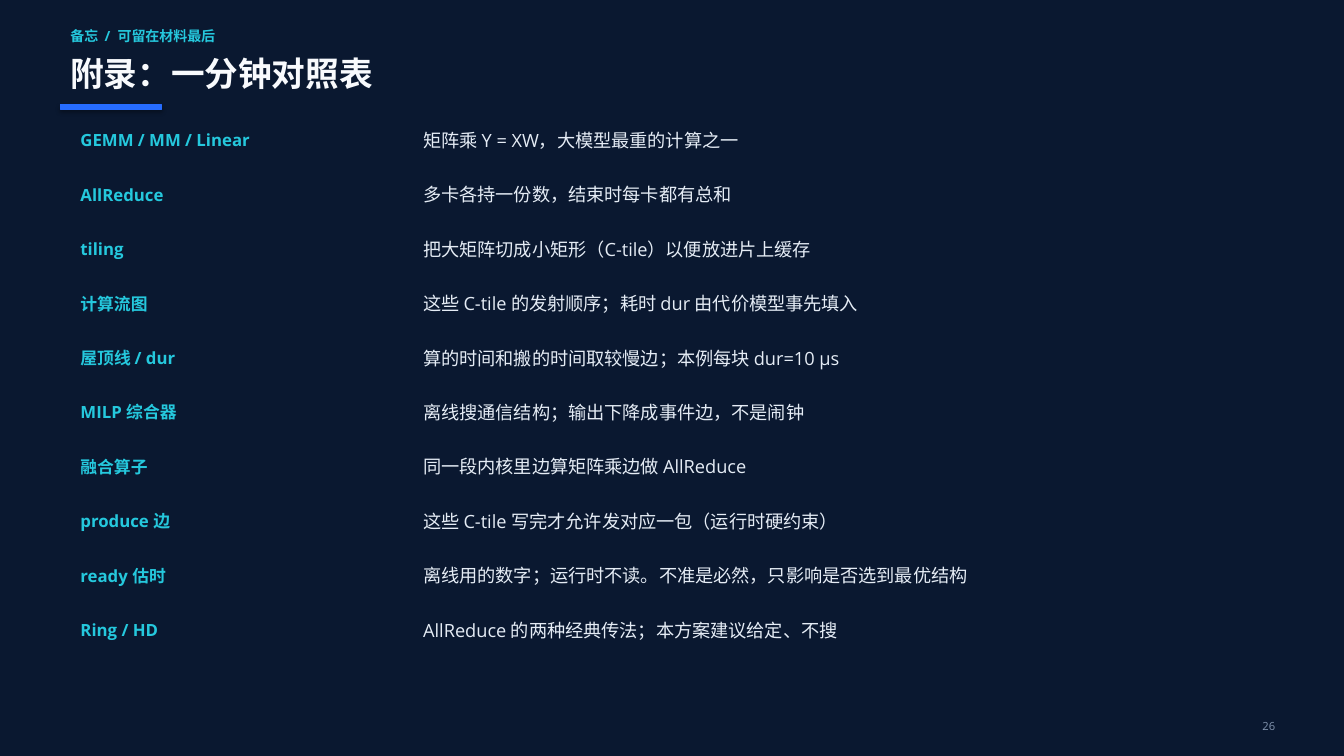
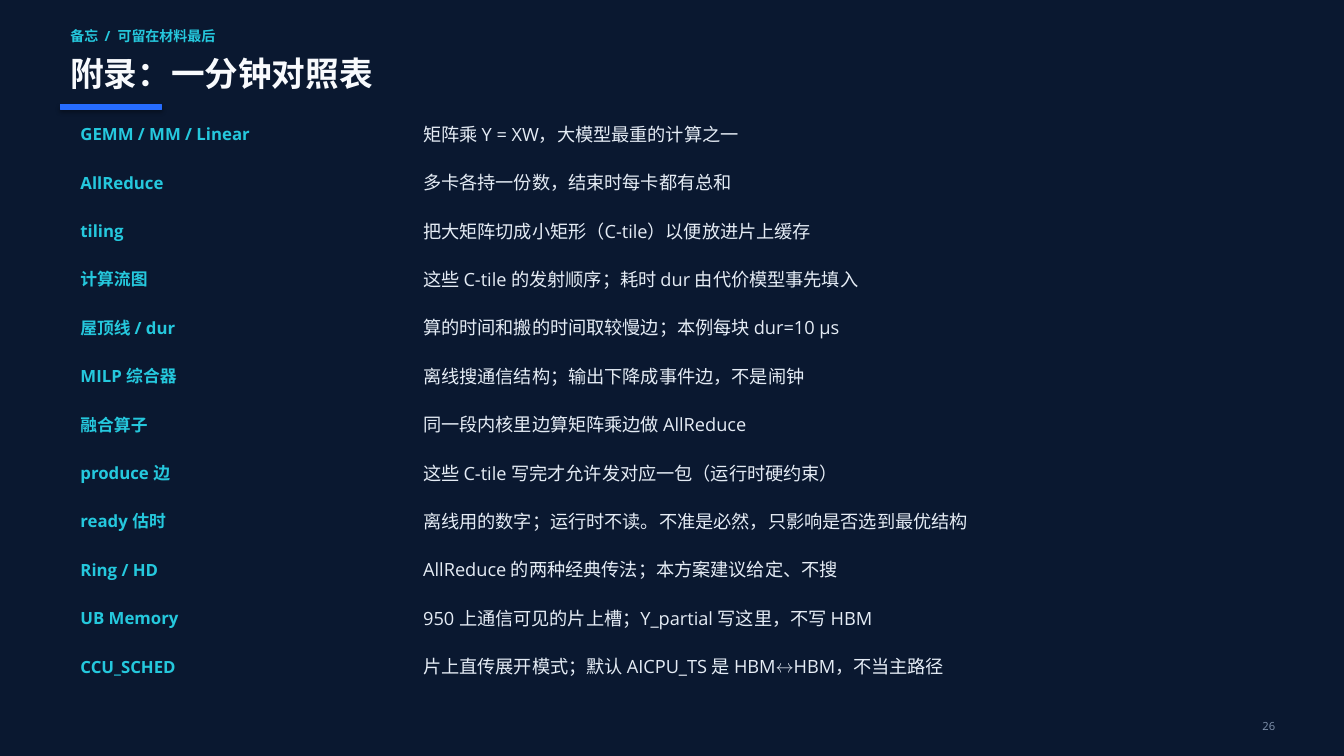
Before and after one commit to 69515164-rgb/DeepEP, a slide deck: slide 26 of docs/融合算子自动生成_MM_AllReduce.pptx. Drawn at 1344x756 pixels with LibreOffice and Linux fonts; fonts in the diff are those of the drawing. Boxes give left, top, right and bottom in pixels: in the first picture for what was removed or moved away, otherwise in the second. Text is boxed around its words. In the diff, an @@ line names an element or a change of style, - is before the commit and + after.

```diff
--- a/docs/融合算子自动生成_MM_AllReduce.pptx
+++ b/docs/融合算子自动生成_MM_AllReduce.pptx
@@ text "GEMM / MM / Linear" moved from (x1=80, y1=133, x2=249, y2=146) to (x1=80, y1=127, x2=249, y2=140) @@
@@ text "矩阵乘 Y = XW，大模型最重的计算之一" moved from (x1=423, y1=131, x2=739, y2=149) to (x1=423, y1=125, x2=739, y2=143) @@
@@ text "AllReduce" moved from (x1=80, y1=188, x2=163, y2=201) to (x1=80, y1=176, x2=163, y2=189) @@
@@ text "多卡各持一份数，结束时每卡都有总和" moved from (x1=423, y1=185, x2=732, y2=203) to (x1=423, y1=173, x2=732, y2=191) @@
@@ text "tiling" moved from (x1=80, y1=242, x2=123, y2=259) to (x1=80, y1=224, x2=123, y2=241) @@
@@ text "把大矩阵切成小矩形（C-tile）以便放进片上缓存" moved from (x1=423, y1=240, x2=811, y2=258) to (x1=423, y1=222, x2=811, y2=240) @@
@@ text "计算流图" moved from (x1=80, y1=296, x2=147, y2=312) to (x1=80, y1=271, x2=147, y2=287) @@
@@ text "这些 C-tile 的发射顺序；耗时 dur 由代价模型事先填入" moved from (x1=423, y1=294, x2=858, y2=313) to (x1=423, y1=270, x2=858, y2=289) @@
@@ text "屋顶线 / dur" moved from (x1=80, y1=350, x2=175, y2=366) to (x1=80, y1=320, x2=175, y2=336) @@
@@ text "算的时间和搬的时间取较慢边；本例每块 dur=10 μs" moved from (x1=423, y1=349, x2=839, y2=370) to (x1=423, y1=318, x2=839, y2=339) @@
@@ text "MILP 综合器" moved from (x1=80, y1=404, x2=176, y2=420) to (x1=80, y1=368, x2=176, y2=384) @@
@@ text "离线搜通信结构；输出下降成事件边，不是闹钟" moved from (x1=423, y1=403, x2=804, y2=422) to (x1=423, y1=367, x2=804, y2=386) @@
@@ text "融合算子" moved from (x1=80, y1=459, x2=147, y2=475) to (x1=80, y1=417, x2=147, y2=433) @@
@@ text "同一段内核里边算矩阵乘边做 AllReduce" moved from (x1=423, y1=457, x2=746, y2=475) to (x1=423, y1=415, x2=746, y2=433) @@
@@ text "produce 边" moved from (x1=80, y1=513, x2=170, y2=531) to (x1=80, y1=465, x2=170, y2=483) @@
@@ text "这些 C-tile 写完才允许发对应一包（运行时硬约束）" moved from (x1=423, y1=512, x2=838, y2=530) to (x1=423, y1=464, x2=838, y2=482) @@
@@ text "ready 估时" moved from (x1=80, y1=567, x2=166, y2=586) to (x1=80, y1=512, x2=166, y2=531) @@
@@ text "离线用的数字；运行时不读。不准是必然，只影响是否选到最优结构" moved from (x1=423, y1=566, x2=967, y2=585) to (x1=423, y1=512, x2=968, y2=531) @@
@@ text "Ring / HD" moved from (x1=80, y1=623, x2=158, y2=640) to (x1=80, y1=563, x2=158, y2=580) @@
@@ text "AllReduce 的两种经典传法；本方案建议给定、不搜" moved from (x1=423, y1=621, x2=838, y2=640) to (x1=423, y1=560, x2=838, y2=579) @@
@@ text added at (x1=80, y1=612, x2=179, y2=628), 12 pt, text #25C8DD, bold @@
+UB Memory
@@ text added at (x1=423, y1=609, x2=873, y2=630), 13 pt, text #E5ECF5 @@
+950 上通信可见的片上槽；Y_partial 写这里，不写 HBM
@@ text added at (x1=423, y1=657, x2=944, y2=676), 13 pt, text #E5ECF5 @@
+片上直传展开模式；默认 AICPU_TS 是 HBM↔HBM，不当主路径
@@ text added at (x1=80, y1=661, x2=175, y2=676), 12 pt, text #25C8DD, bold @@
+CCU_SCHED
```
Also in this commit, not shown: 1 other slide changed, 5 other files.
